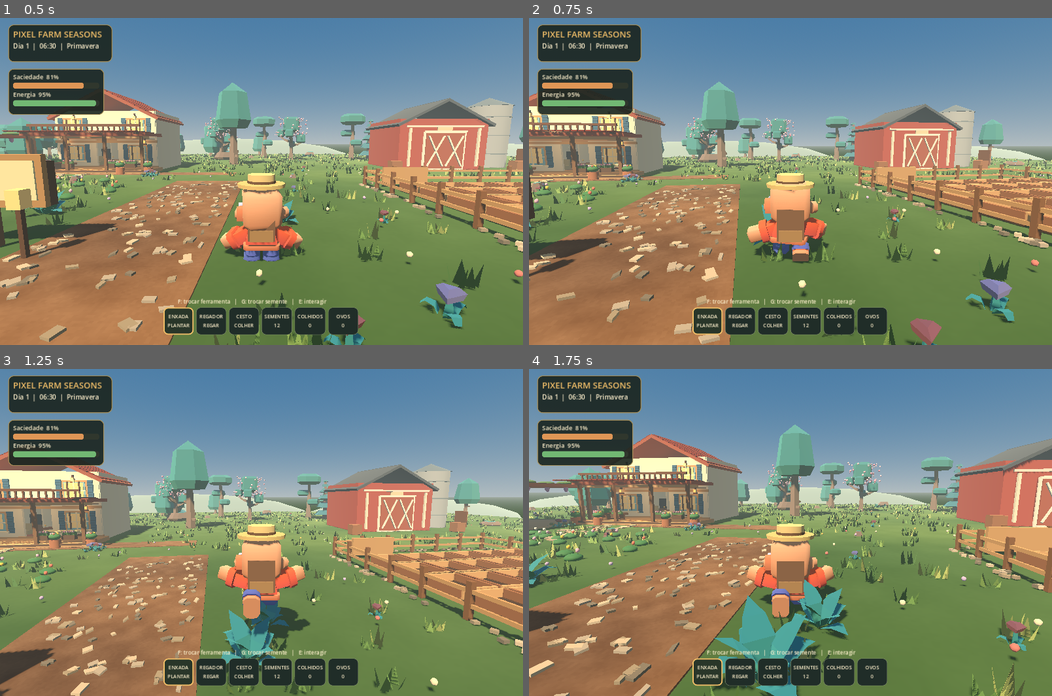
Above: before the commit, frames 1-4 (two rows, left to right).
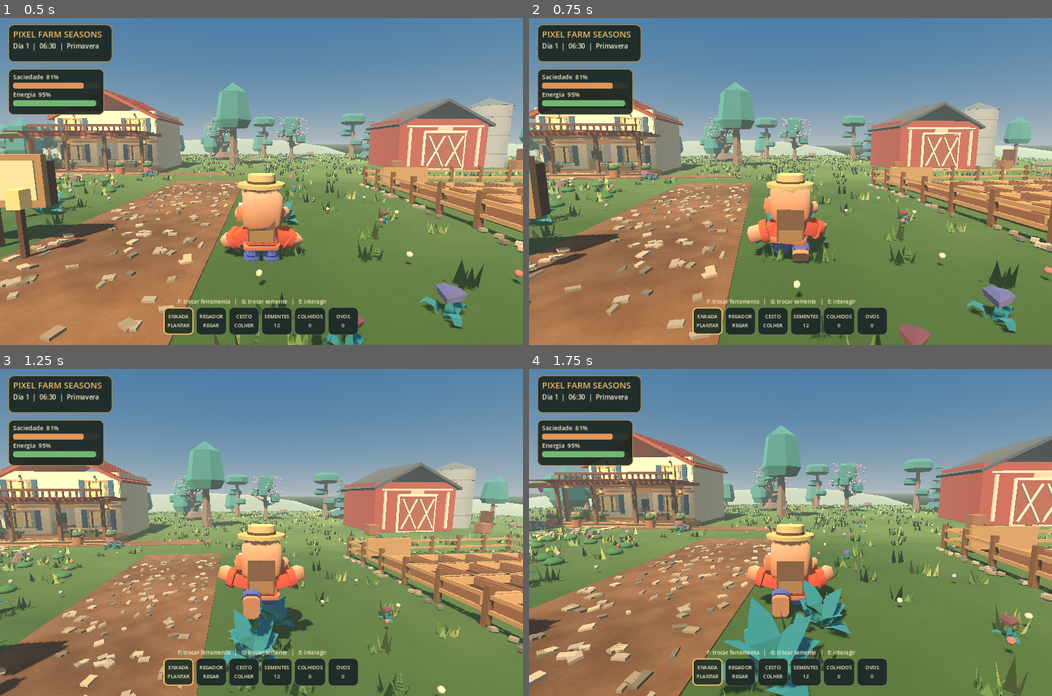
Above: after the commit, the same moments.

Repository: juniordev830/pixel-farm-seasons
Game: Godot game, scene res://scenes/farm_world.tscn
Same seed, same stepped clock (60 frames per second), same inputs: the game is played once before the commit and once after it.
Inputs (mouse positions are in pixels of both pictures, inside the frame that each line leads up to):
- Up to frame 1 (0.5 s): no input
- Up to frame 2 (0.75 s): tap Enter (ui_accept) at 0.5 s; move the mouse to (816, 181) at 0.52 s; hold W (move_forward) from 0.53 s (still down); hold Ctrl (crouch) from 0.53 s (still down)
- Up to frame 3 (1.25 s): keep holding W (move_forward); keep holding Ctrl (crouch); tap Space (jump) at 0.77 s
- Up to frame 4 (1.75 s): keep holding W (move_forward); move the mouse to (764, 532) at 1.27 s; release Ctrl (crouch) at 1.28 s; tap Shift (sprint) at 1.35 s; tap Space (jump) at 1.52 s

Frame 1 is identical in both runs. In frame 2, 25% of the frame differs, in the area x 0-100%, y 19-100%; in frame 3, 27%, in the area x 0-100%, y 21-100%; in frame 4, 25%.

Commit message:
fix(camera): use unscaled mouse motion for consistent sensitivity

Diff:
--- a/godot/scripts/farmer_controller.gd
+++ b/godot/scripts/farmer_controller.gd
@@ -23,7 +23,11 @@
     elif event is InputEventMouseButton and event.pressed:
         Input.mouse_mode = Input.MOUSE_MODE_CAPTURED
     if event is InputEventMouseMotion and Input.mouse_mode == Input.MOUSE_MODE_CAPTURED:
-        _apply_mouse_look(event.relative)
+        _apply_mouse_look(_mouse_motion_delta(event as InputEventMouseMotion))
+
+func _mouse_motion_delta(event: InputEventMouseMotion) -> Vector2:
+    # Godot 4.3: screen_relative is independent of window stretch/resolution.
+    return event.screen_relative
 
 func _apply_mouse_look(relative: Vector2) -> void:
     # Isolated so headless regression tests do not depend on OS mouse capture.
